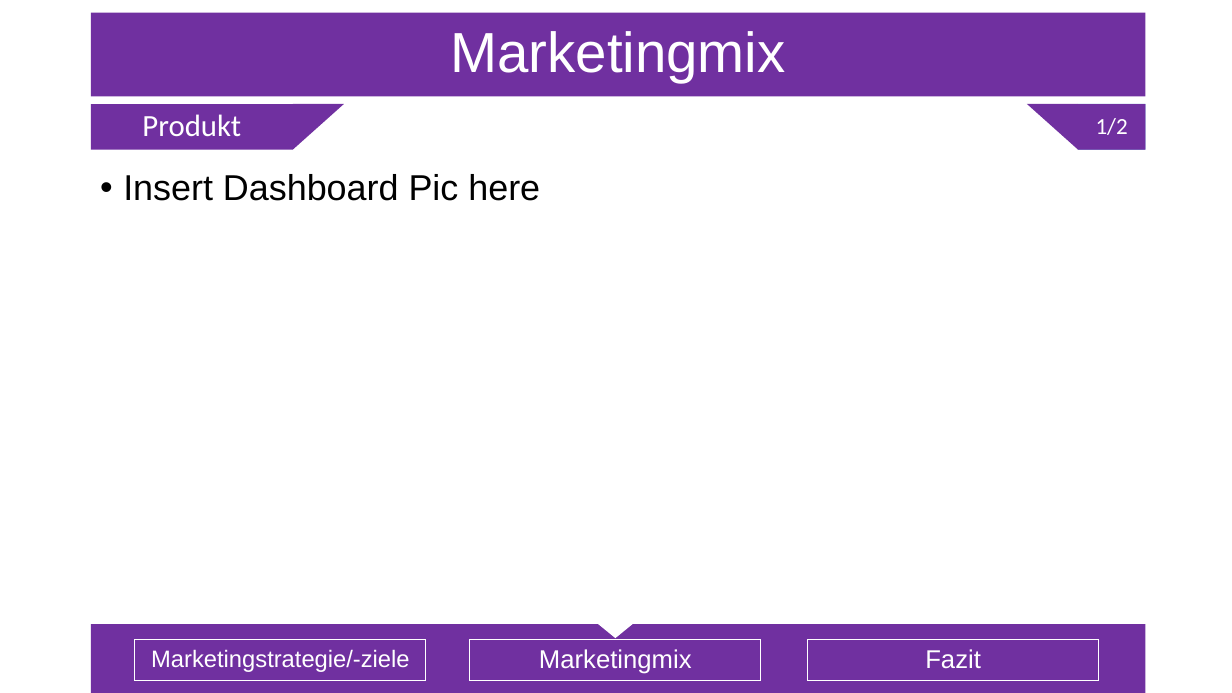
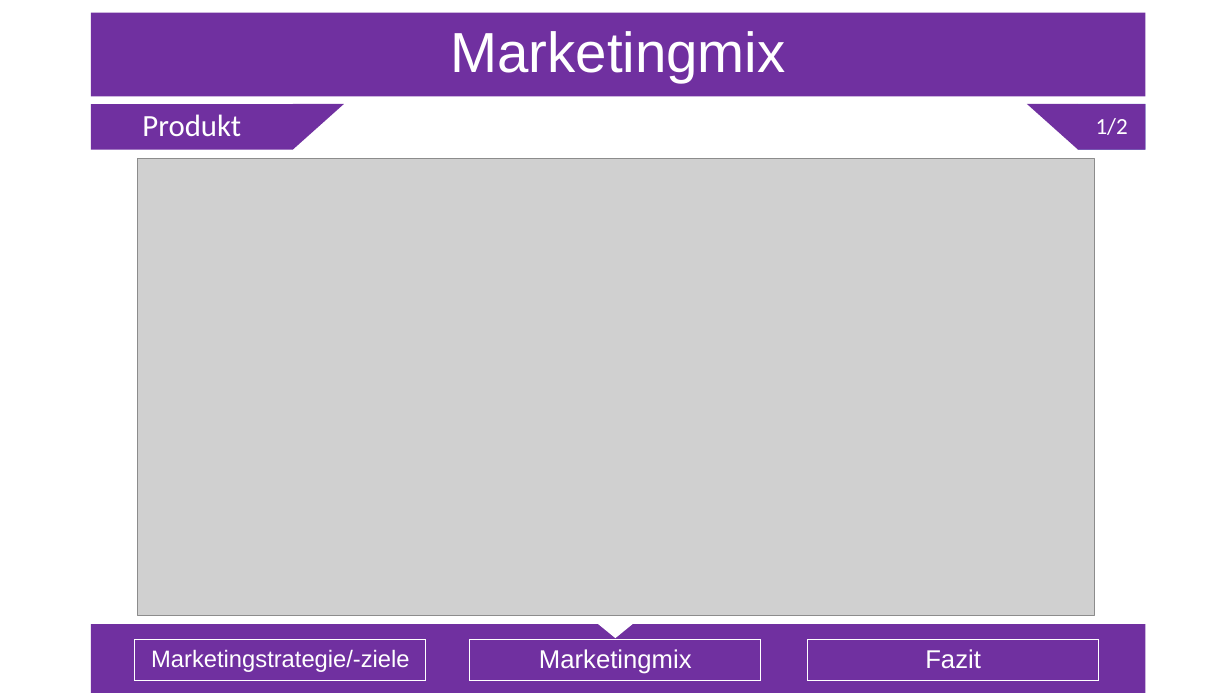
Before and after one commit to Sl0thking/mp_gproz_scrumiverse, a slide deck: slide 14 of 5_Präsentation/Projektpräsentation.pptx. Drawn at 1232x693 pixels with LibreOffice and Linux fonts; fonts in the diff are those of the drawing; grey boxes stand for pictures. Boxes give left, top, right and bottom in pixels: in the first picture for what was removed or moved away, otherwise in the second. Text is boxed around its words. In the diff, an @@ line names an element or a change of style, - is before the commit and + after.

Commit message:
#USID000
#Datum 07.04.2016
#Zeit 15min
#Info
- Dashboard Screenshot zur Präsentation hinzugefügt

```diff
--- a/5_Präsentation/Projektpräsentation.pptx
+++ b/5_Präsentation/Projektpräsentation.pptx
@@ text removed at bbox=[123, 174, 540, 201] @@
-• Insert Dashboard Pic here
@@ picture added at bbox=[138, 158, 1094, 616] @@
```
Also in this commit, not shown: 1 other file.
